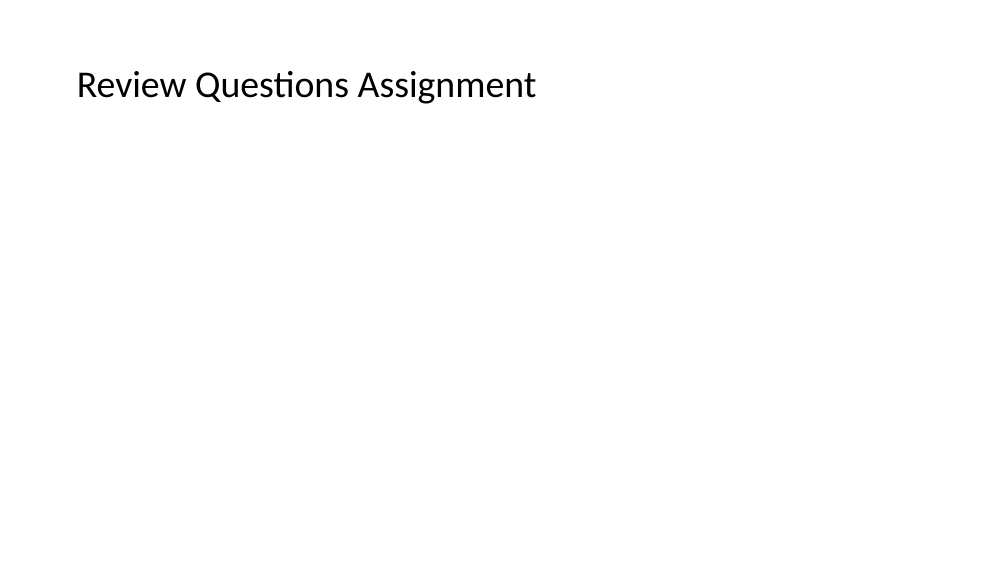
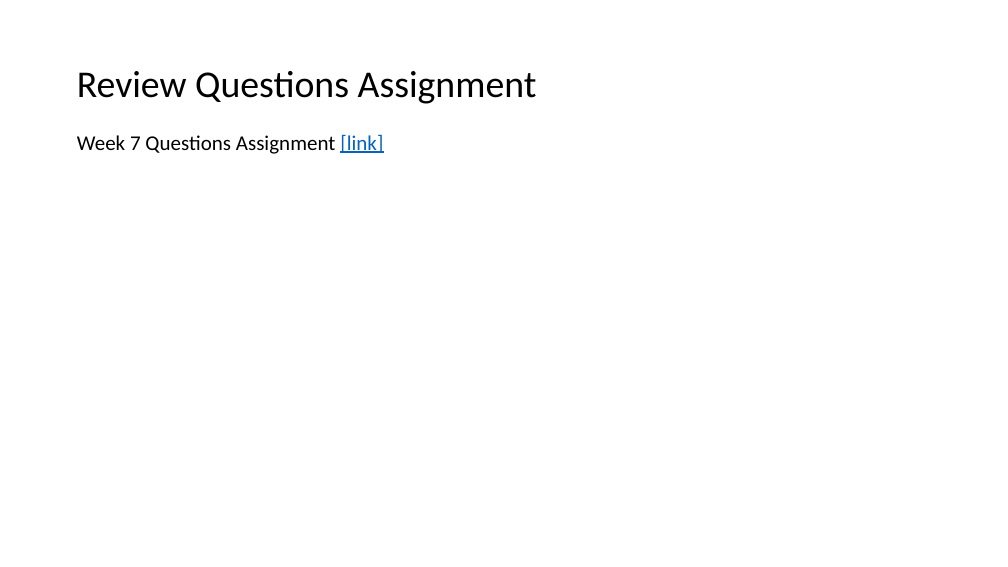
Before and after one commit to EricJPogue/www-epogue-info, a slide deck: slide 2 of CPSC-24500/Week07/2017SpringW07Slides.pptx. Drawn at 1008x567 pixels with LibreOffice and Linux fonts; fonts in the diff are those of the drawing. Boxes give left, top, right and bottom in pixels: in the first picture for what was removed or moved away, otherwise in the second. Text is boxed around its words. In the diff, an @@ line names an element or a change of style, - is before the commit and + after.

Commit message:
Update week 7 documents.

```diff
--- a/CPSC-24500/Week07/2017SpringW07Slides.pptx
+++ b/CPSC-24500/Week07/2017SpringW07Slides.pptx
@@ text added at bbox=[77, 134, 383, 154], 20 pt, text #000000 @@
+Week 7 Questions Assignment [link]
```
Also in this commit, not shown: 1 other slide changed, 3 other files.
